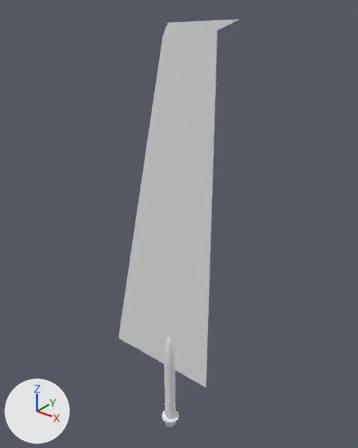
One commit to the glTF model solanine_vulkan/res/models/WingWeapon.glb: the scene before it, then after it.
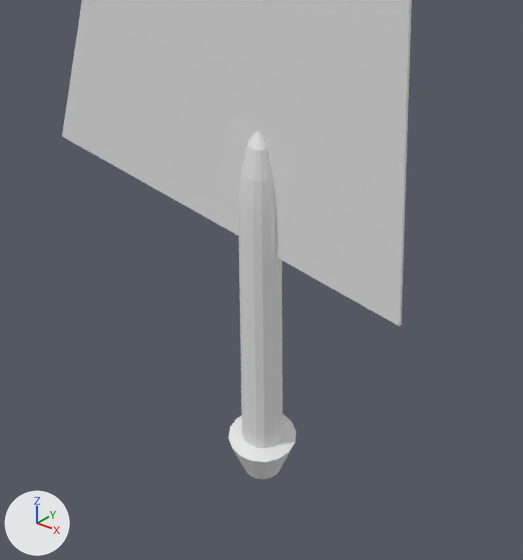
The first picture shows the older version from a camera (50 mm lens) standing at (2.98, -3.55, 4.93) and looking at (-0.04, 0.23, 2.6). The close-ups show both versions on the part from 29% to 66% of the width and 68% to 100% of the height of that picture. The lights are fixed; the arrows at lower left show +X, +Y and +Z.

Before the edit, the objects in view are built like this:
```python
me_cylinder_002 = bpy.data.meshes.new('Cylinder.002')
me_cylinder_002.from_pydata(...)  # 114 vertices, 224 faces; spans x -0.112..0.112, y -0.112..0.112, z -0.168..1.248
me_plane_005 = bpy.data.meshes.new('Plane.005')
me_plane_005.from_pydata(...)  # 14 vertices, 24 faces; spans x -0.86..0.75, y -0.01..0.0, z 0.79..4.68
ob_handle = bpy.data.objects.new('Handle', me_cylinder_002)
ob_handle.location = (0.0, 0.0, 0.0)
ob_wing = bpy.data.objects.new('Wing', me_plane_005)
ob_wing.location = (0.0, 0.0, 0.0)
```
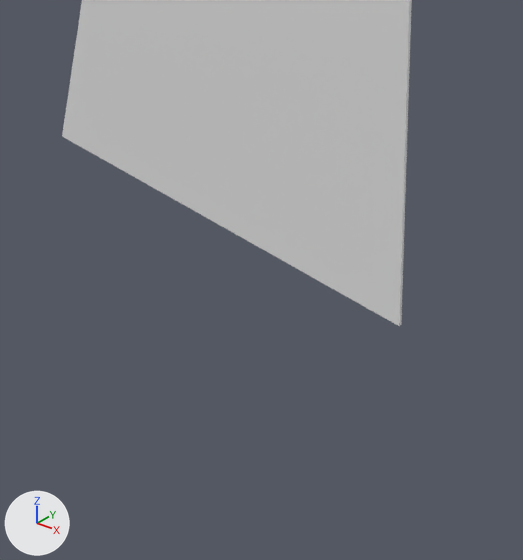
Diff of the bpy script that builds the scene:
```diff
--- a/solanine_vulkan/res/models/WingWeapon.glb.py
+++ b/solanine_vulkan/res/models/WingWeapon.glb.py
@@ ob_handle @@
-ob_handle = bpy.data.objects.new('Handle', me_cylinder_002)
-ob_handle.location = (0.0, 0.0, 0.0)
```

Boxes (x1, y1, x2, y2) around the edits, measured in the close-ups (523 x 560 px):
'Handle', deleted
    before: (229, 131, 296, 479)
